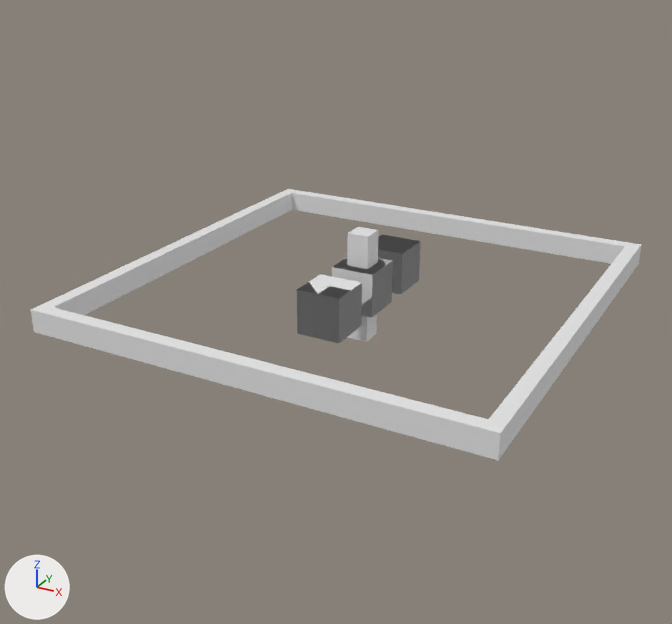
The Blender file scenes/main.blend: old version first, new version second.
Both versions are drawn from a 50 mm camera at (1.76, -3.45, 1.56) aimed at (-0.08, -0.1, -0.11). Every picture has the same lights, and +X, +Y and +Z are marked at lower left.

In view in the first picture: 'Border', 'Gun', 'Note6'.
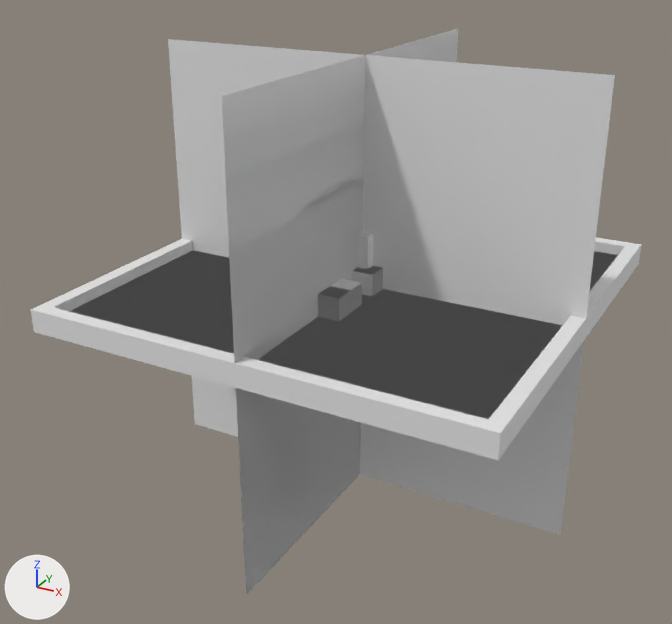
Pixel boxes [x1, y1, x2, y2] of what changed, in the pictures (672 x 624 px):
'BGCenter', added
    after: [168, 39, 615, 535]
'BGUp2', added
    after: [222, 97, 361, 595]
'BGLeft', added
    after: [85, 257, 616, 419]
'BGDown2', added
    after: [222, 29, 458, 271]
'BGLeft2', added
    after: [70, 250, 618, 315]
'Note6', unchanged, covered by the edit
    before: [297, 234, 420, 343]
    after: [318, 267, 383, 321]

The change, as a list of edits to the scene's bpy script:
```text
Add me_bgdown2:
    me_bgdown2.from_pydata([(-1.0, -1.0, 0.0), (1.0, -1.0, 0.0), (-1.0, 1.0, 0.0), (1.0, 1.0, 0.0)], [], [(0, 1, 3, 2)])
Add me_bgleft:
    me_bgleft.from_pydata([(-1.0, -1.0, 0.0), (1.0, -1.0, 0.0), (-1.0, 1.0, 0.0), (1.0, 1.0, 0.0)], [], [(0, 1, 3, 2)])
Add me_bgcenter:
    me_bgcenter.from_pydata([(-1.0, -1.0, 0.0), (1.0, -1.0, 0.0), (-1.0, 1.0, 0.0), (1.0, 1.0, 0.0)], [], [(0, 1, 3, 2)])
Add ob_bgdown2:
    ob_bgdown2 = bpy.data.objects.new('BGDown2', me_bgdown2)
    ob_bgdown2.location = (0.0, 0.0, 0.0)
    ob_bgdown2.rotation_euler = (0.0, 1.571, 0.0)  # degrees (0, 90, 0)
Add ob_bgleft2:
    ob_bgleft2 = bpy.data.objects.new('BGLeft2', me_bgdown2.copy())
    ob_bgleft2.location = (0.0, 0.0, 0.0)
Add ob_bgup2:
    ob_bgup2 = bpy.data.objects.new('BGUp2', me_bgdown2.copy())
    ob_bgup2.location = (0.0, 0.0, 0.0)
    ob_bgup2.rotation_euler = (0.0, 1.571, 0.0)  # degrees (0, 90, 0)
Add ob_bgleft:
    ob_bgleft = bpy.data.objects.new('BGLeft', me_bgleft)
    ob_bgleft.location = (0.0, 0.0, 0.0)
Add ob_bgcenter:
    ob_bgcenter = bpy.data.objects.new('BGCenter', me_bgcenter)
    ob_bgcenter.location = (0.0, 0.0, 0.0)
    ob_bgcenter.rotation_euler = (1.571, 0.0, 0.0)  # degrees (90, 0, 0)
```
